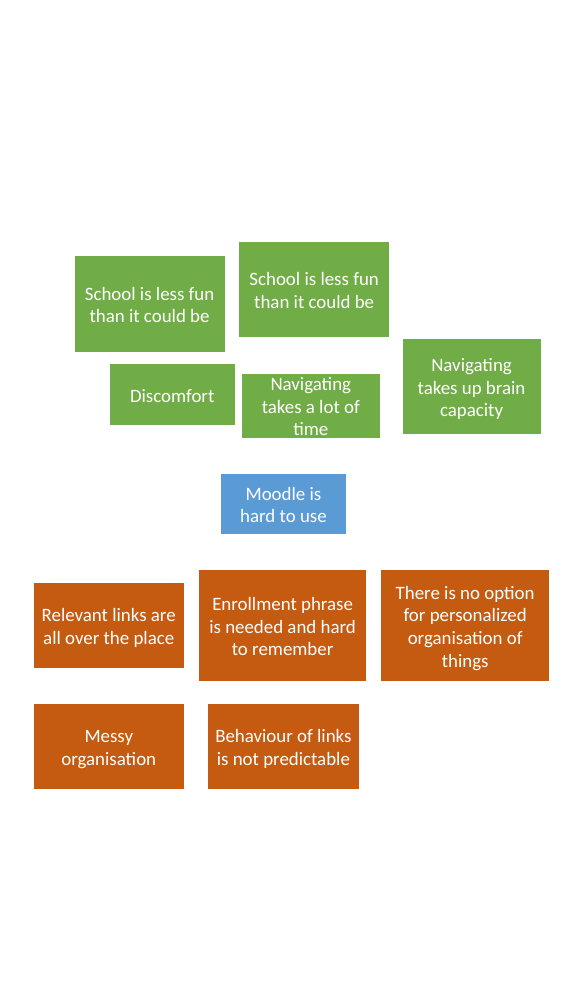
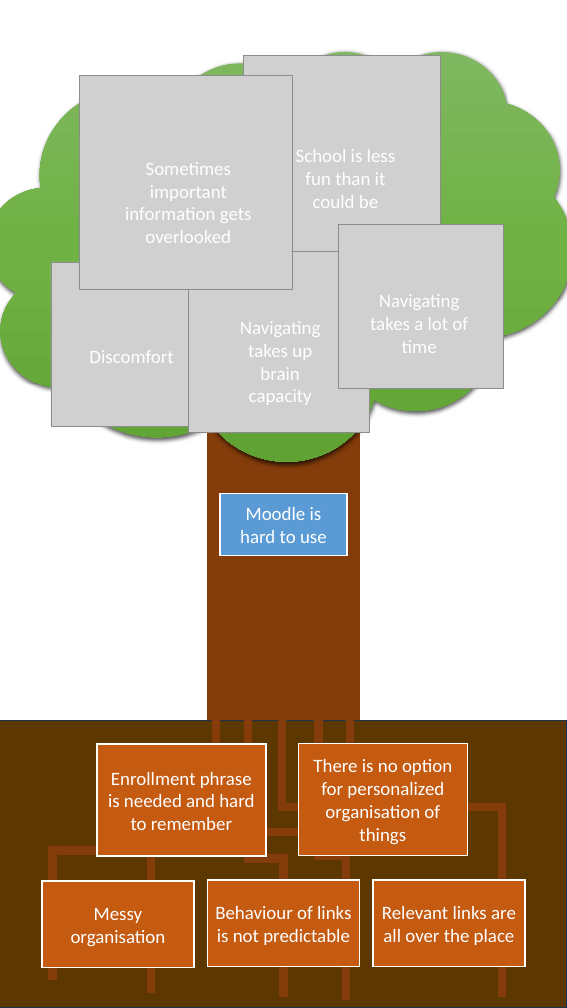
Before and after one commit to j-j-martin/Hackathon2023, a slide deck: slide 1 of Problem Tree.pptx. Drawn at 567x1008 pixels with LibreOffice and Linux fonts; fonts in the diff are those of the drawing; grey boxes stand for pictures. Boxes give left, top, right and bottom in pixels: in the first picture for what was removed or moved away, otherwise in the second. Text is boxed around its words. In the diff, an @@ line names an element or a change of style, - is before the commit and + after.

```diff
--- a/Problem Tree.pptx
+++ b/Problem Tree.pptx
@@ cloud added at (0, 51, 567, 460), fill gradient #81B861 to #6FB242 to #62A336 @@
@@ picture added at (243, 56, 441, 253) @@
@@ picture added at (79, 76, 293, 289) @@
@@ text "School is less fun than ...": place and size @@
-text "School is less fun than ..." at (238, 241, 390, 338)
+text "School is less fun than ..." at (296, 149, 396, 208)
@@ text added at (125, 162, 252, 243), 18 pt, text #FFFFFF @@
+Sometimes important information gets overlooked
@@ picture added at (339, 224, 503, 389) @@
@@ picture added at (51, 262, 215, 427) @@
@@ rectangle removed at (74, 256, 226, 352) @@
-School is less fun than it could be
@@ picture added at (188, 251, 369, 432) @@
@@ text "Navigating takes a lot of ...": place and size @@
-text "Navigating takes a lot of ..." at (241, 373, 381, 438)
+text "Navigating takes a lot of ..." at (370, 294, 468, 353)
@@ vertical alignment middle to top; fill #70AD47 to none; outline #FFFFFF 1.5 pt to none in 3 elements at (296, 149, 396, 208), (370, 294, 468, 353), (240, 321, 320, 405) @@
@@ text "Navigating takes up brain capacity": place and size @@
-text "Navigating takes up brain capacity" at (401, 338, 541, 435)
+text "Navigating takes up brain capacity" at (240, 321, 320, 405)
@@ text "Discomfort": place and size @@
-text "Discomfort" at (109, 364, 236, 426)
+text "Discomfort" at (89, 350, 173, 363)
@@ text "Discomfort" at (89, 350, 173, 363): alignment centre to left; vertical alignment middle to top; fill #70AD47 to none; outline #FFFFFF 1.5 pt to none @@
@@ rectangle added at (208, 373, 360, 720), fill #843C0B, outline #843C0B 1 pt @@
@@ rectangle "Moodle is hard to use": place and size @@
-rectangle "Moodle is hard to use" at (220, 473, 347, 535)
+rectangle "Moodle is hard to use" at (220, 494, 347, 556)
@@ elbow line added from (282, 677) to (502, 996), #843C0B 8 pt @@
@@ elbow line added from (350, 709) to (151, 993), #843C0B 8 pt @@
@@ elbow line added from (318, 712) to (346, 1000), #843C0B 8 pt @@
@@ rectangle added at (0, 720, 567, 1008), fill #5C3700, outline #1E3256 1 pt @@
@@ elbow line added from (215, 720) to (52, 981), #843C0B 8 pt @@
@@ rectangle "Enrollment phrase is needed and ...": place and size @@
-rectangle "Enrollment phrase is needed and ..." at (198, 569, 367, 681)
+rectangle "Enrollment phrase is needed and ..." at (97, 744, 266, 856)
@@ elbow line added from (248, 720) to (284, 996), #843C0B 8 pt @@
@@ rectangle "There is no option for ...": place and size @@
-rectangle "There is no option for ..." at (380, 569, 550, 681)
+rectangle "There is no option for ..." at (299, 743, 468, 855)
@@ rectangle "Messy organisation": place and size @@
-rectangle "Messy organisation" at (33, 704, 185, 790)
+rectangle "Messy organisation" at (42, 881, 194, 968)
@@ rectangle "Behaviour of links is not ...": place and size @@
-rectangle "Behaviour of links is not ..." at (208, 704, 360, 790)
+rectangle "Behaviour of links is not ..." at (208, 880, 360, 966)
@@ rectangle "Relevant links are all over ...": place and size @@
-rectangle "Relevant links are all over ..." at (33, 582, 185, 668)
+rectangle "Relevant links are all over ..." at (373, 880, 525, 966)
```
Also in this commit, not shown: 1 other file.
